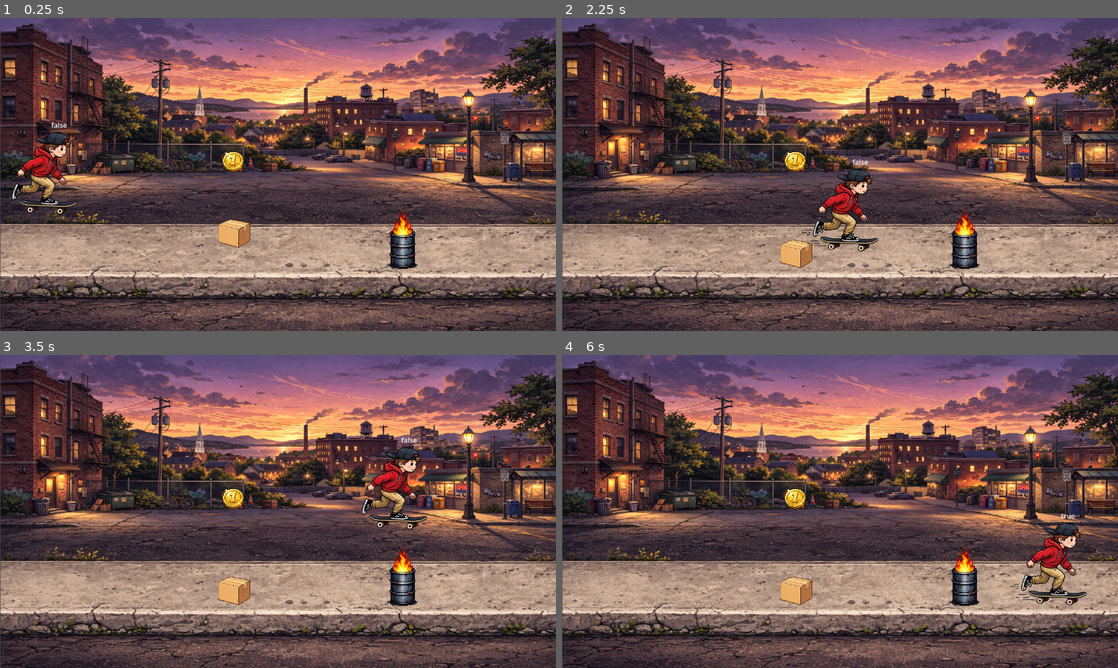
Above: before the commit, frames 1-4 (two rows, left to right).
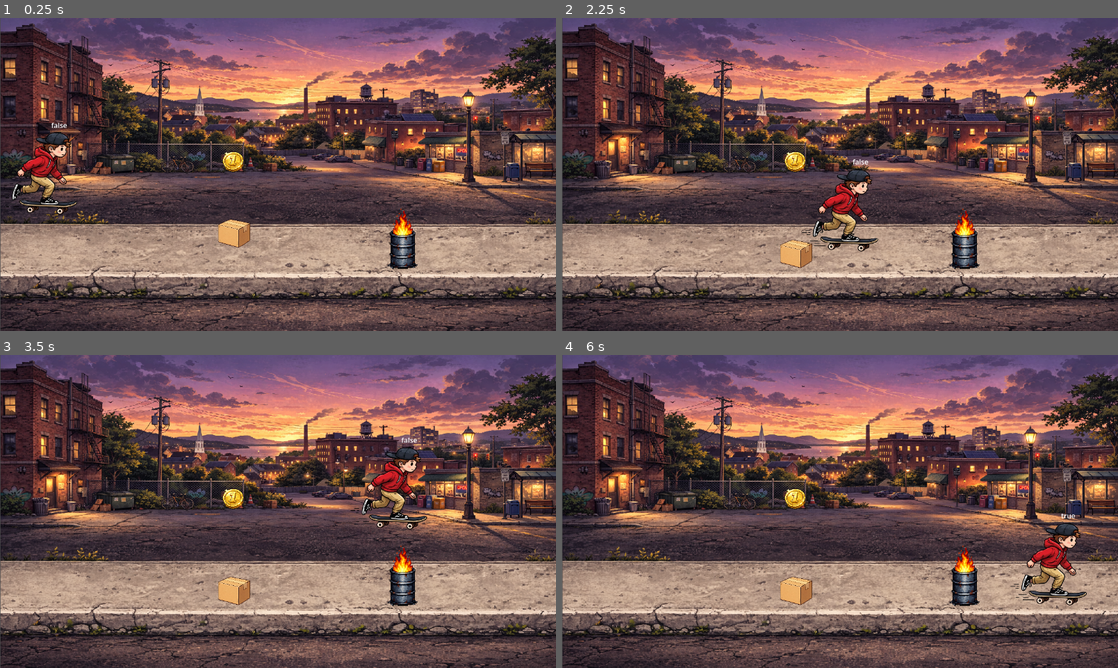
Above: after the commit, the same moments.

Repository: CCV-JamesNye/Game-Programming
Game: Godot game, scene res://Skater_Scroller.tscn
The game is run twice, just before and just after one commit, with the same random seed, the same clock (stepped at 60 frames per second) and the same inputs.
Inputs:
- Up to frame 1 (0.25 s): no input
- Up to frame 2 (2.25 s): hold D (move_right) 0.53-2.03 s; tap Space (jump) at 0.77, 1.52 s; hold A (move_left) from 2.03 s (still down)
- Up to frame 3 (3.5 s): tap Enter at 2.75 s; release A (move_left) at 2.78 s; hold D (move_right) from 2.78 s (still down); tap Space (jump) at 3.02 s
- Up to frame 4 (6 s): tap Space (jump) at 3.77, 4.52 s; release D (move_right) at 4.28 s; hold A (move_left) 4.28-5.03 s; hold D (move_right) 5.03-5.78 s; hold A (move_left) from 5.78 s (still down)

The runs differ from the first frame. In frame 1, 0.8% of the frame differs, in the area x 0-100%, y 6-97%; in frame 2, 0.9%; in frame 3, 0.8%; in frame 4, 0.9%.

Commit message:
quick adjustments
didn't get pushed before last session

Diff:
--- a/player-controller-prototype/Skater_Scroller.tscn
+++ b/player-controller-prototype/Skater_Scroller.tscn
@@ -49,6 +49,7 @@
 position = Vector2(927, 520)
 
 [node name="Sprite2D" type="Sprite2D" parent="FireBarrel" unique_id=1702444746]
+texture_filter = 1
 scale = Vector2(0.16601558, 0.18603516)
 texture = ExtResource("2_cau68")
 
@@ -64,6 +65,7 @@
 shape = SubResource("RectangleShape2D_24lg5")
 
 [node name="Sprite2D" type="Sprite2D" parent="Box" unique_id=214887062]
+texture_filter = 1
 scale = Vector2(0.254, 0.254)
 texture = ExtResource("1_38ol2")
 
@@ -102,6 +104,7 @@
 
 [node name="Sprite2D" type="Sprite2D" parent="Area2D" unique_id=634235119]
 light_mask = 0
+texture_filter = 1
 scale = Vector2(0.08593746, 0.082031265)
 texture = ExtResource("5_4c7b1")
 
--- a/player-controller-prototype/project.godot
+++ b/player-controller-prototype/project.godot
@@ -63,6 +63,7 @@
 
 [rendering]
 
+textures/canvas_textures/default_texture_filter=0
 rendering_device/driver.windows="d3d12"
 renderer/rendering_method="gl_compatibility"
 renderer/rendering_method.mobile="gl_compatibility"
